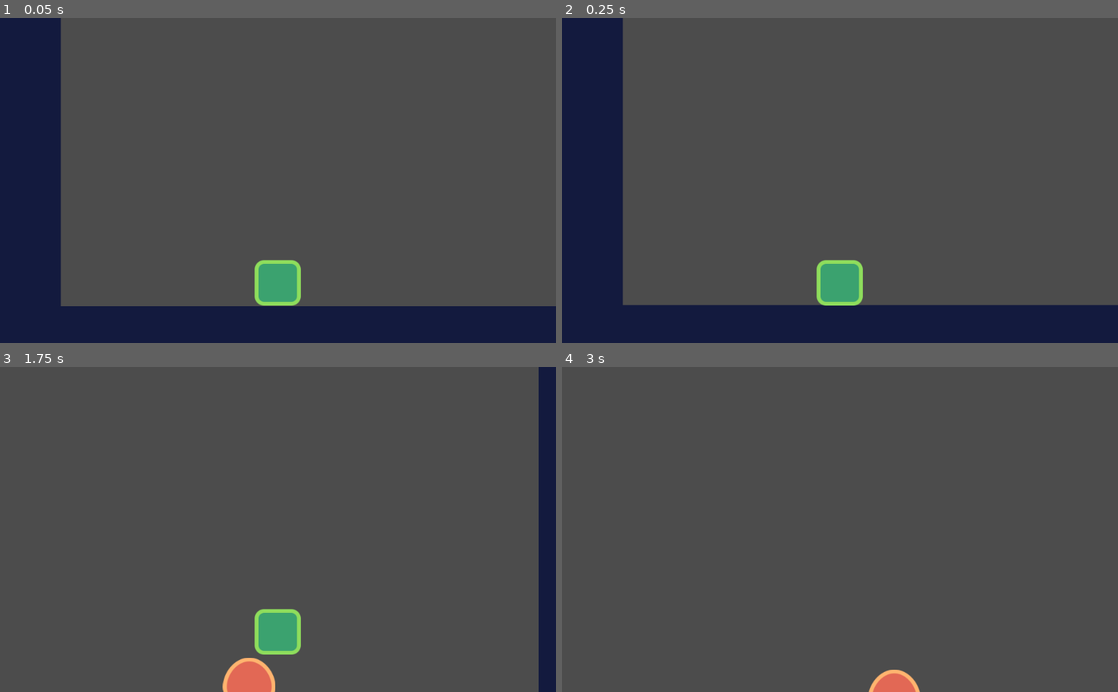
Above: before the commit, frames 1-4 (two rows, left to right).
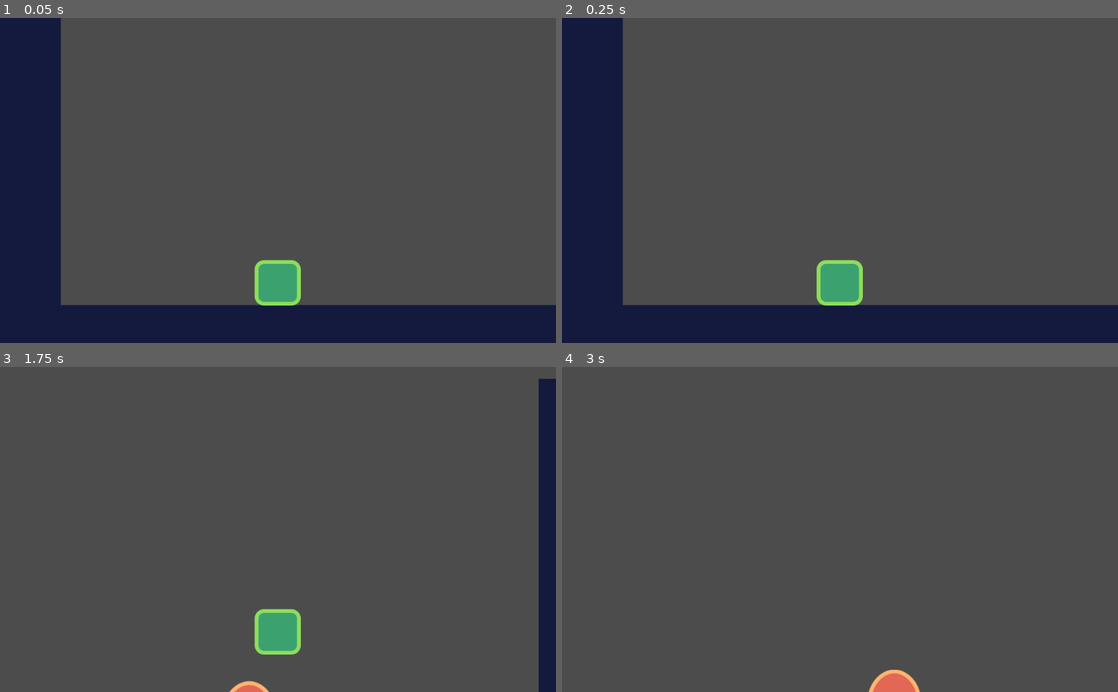
Above: after the commit, the same moments.

Repository: jukfiuune/AdventureOfAHouseCat
Game: Godot game, scene res://src/Levels/Level test.tscn
The game is run twice, just before and just after one commit, with the same random seed, the same clock (stepped at 60 frames per second) and the same inputs. Before the commit the project has no main scene; this scene is started directly in both runs.
Inputs:
- Up to frame 1 (0.05 s): no input
- Up to frame 2 (0.25 s): no input
- Up to frame 3 (1.75 s): tap Enter at 0.5 s; hold D (move_right) from 0.53 s (still down); tap W (jump) at 0.77, 1.52 s
- Up to frame 4 (3 s): release D (move_right) at 2.03 s; hold A (move_left) 2.03-2.78 s; hold D (move_right) from 2.78 s (still down)

The runs differ from the first frame. In frame 1, 0.4% of the frame differs, in the area x 10-100%, y 88-89%; in frame 2, nothing differs; in frame 3, 0.9%, in the area x 40-100%, y 0-100%; in frame 4, nothing differs.

Commit message:
Fix up

Diff:
--- a/project.godot
+++ b/project.godot
@@ -20,7 +20,8 @@
 
 [application]
 
-config/name="New world 123"
+config/name="HackTUES9Game"
+run/main_scene="res://src/Levels/Level test.tscn"
 config/icon="res://icon.png"
 
 [gui]
--- a/src/actors/player.tscn
+++ b/src/actors/player.tscn
@@ -15,7 +15,6 @@
 collision_mask = 8
 script = ExtResource( 2 )
 speed = Vector2( 800, 1400 )
-gravity = 500.0
 
 [node name="Player" type="Sprite" parent="."]
 position = Vector2( -0.291487, -32.5432 )
